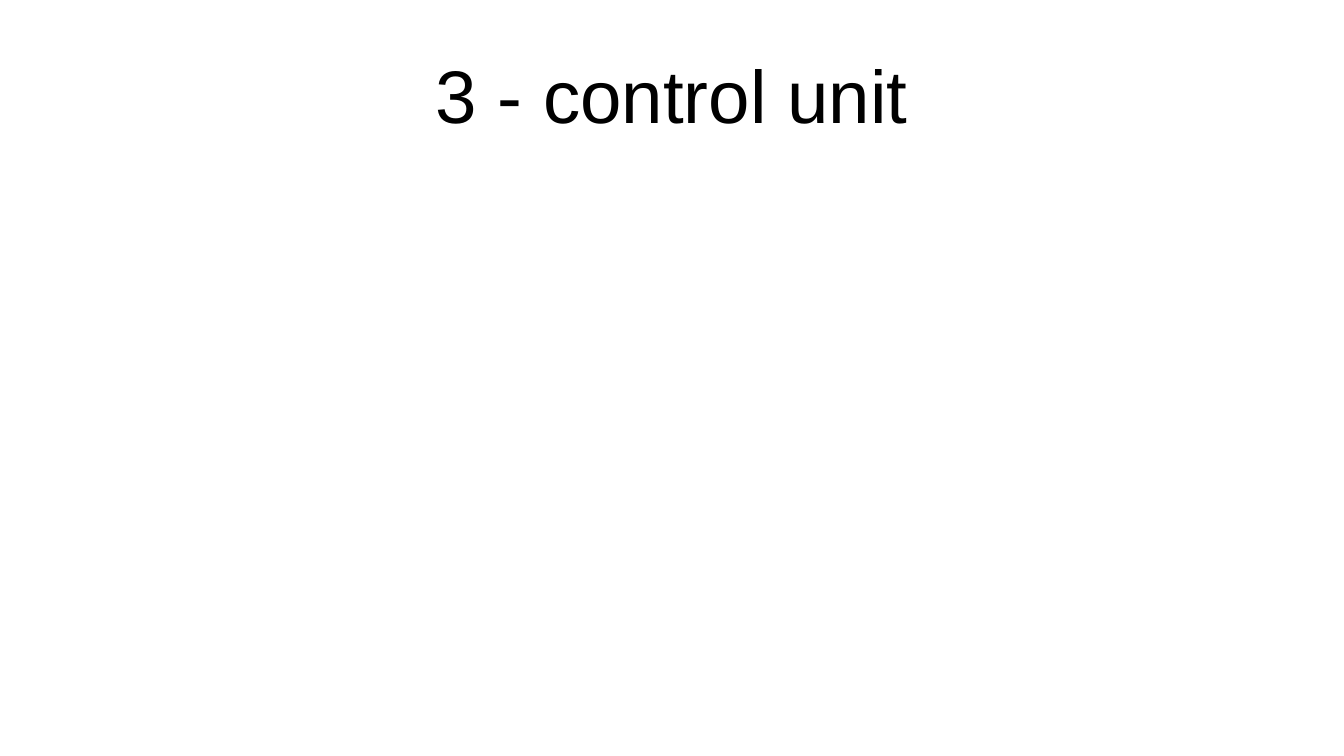
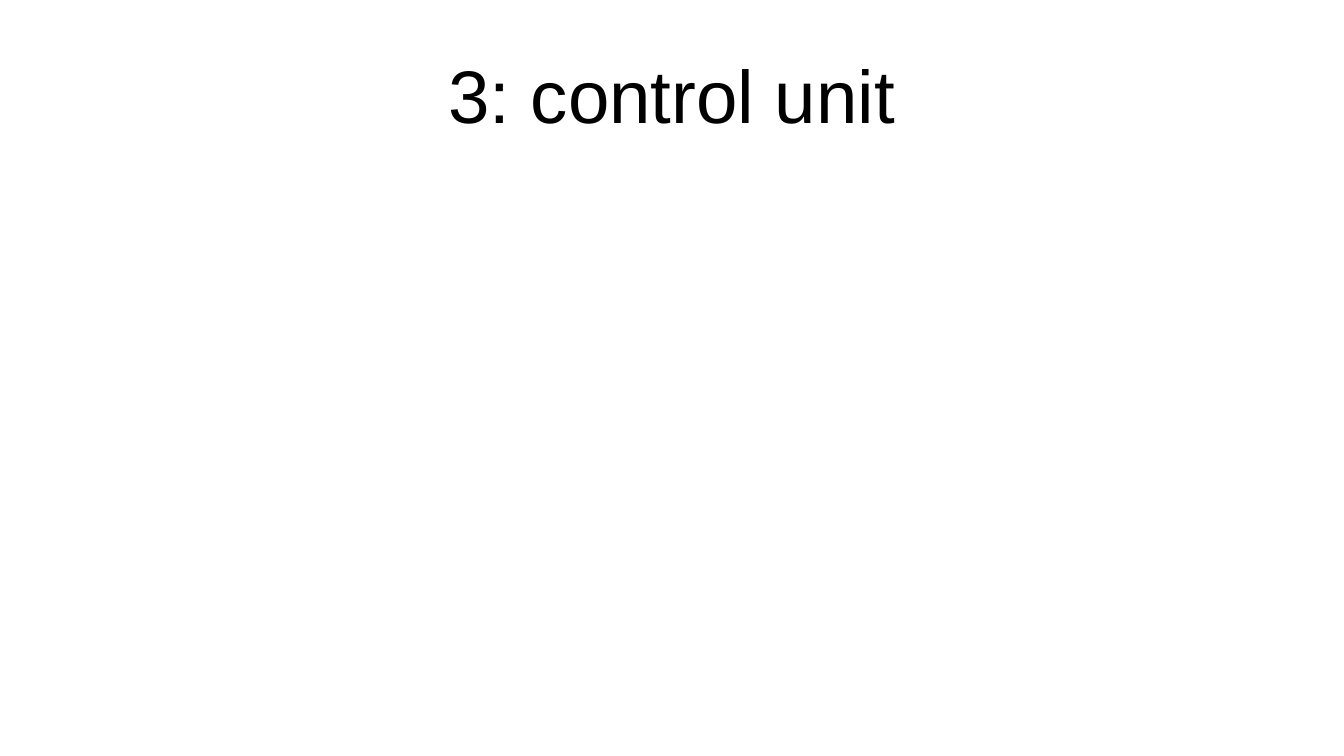
Before and after one commit to franciscod/core, a slide deck: slide 5 of core.odp (slide 7 before the commit). Drawn at 1344x756 pixels with LibreOffice and Linux fonts; fonts in the diff are those of the drawing. Boxes give left, top, right and bottom in pixels: in the first picture for what was removed or moved away, otherwise in the second. Text is boxed around its words. In the diff, an @@ line names an element or a change of style, - is before the commit and + after.

```diff
--- a/core.odp
+++ b/core.odp
@@ title at (448, 69, 895, 124): text changed @@
-3 - control unit
+3: control unit
```
Also in this commit, not shown: 7 other slides changed, 5 slides removed, 1 other file.
